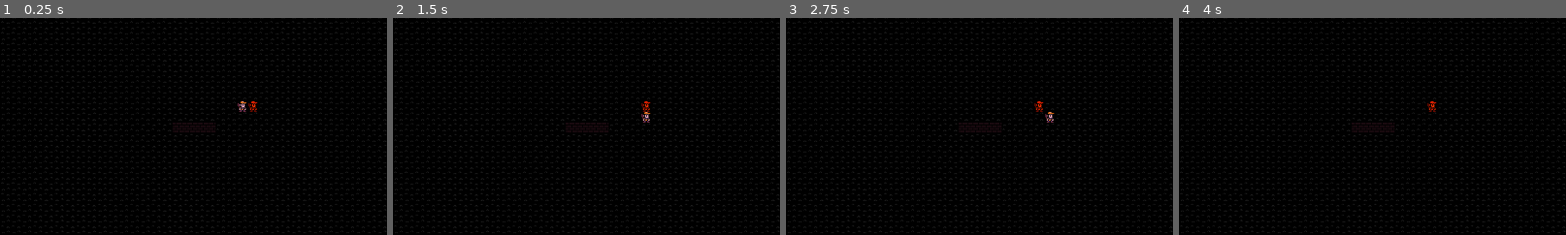
Above: before the commit, frames 1-4 (left to right).
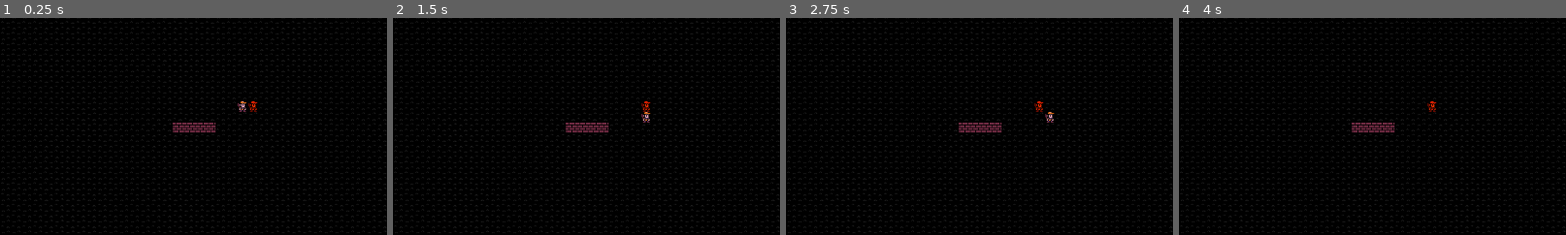
Above: after the commit, the same moments.

Repository: AleF2050/FooshyRLdev2025
Game: Godot game, scene res://src/game/game.tscn
Two runs of this game, one before a commit and one after it. Both use one fixed random seed, a clock stepped at 60 frames per second and the inputs below.
Inputs:
- Up to frame 1 (0.25 s): no input
- Up to frame 2 (1.5 s): tap Enter at 0.5 s; hold Right (ui_right) 0.53-1.28 s; tap Space at 1.25 s; hold Down (ui_down) from 1.28 s (still down)
- Up to frame 3 (2.75 s): tap Enter at 2 s; release Down (ui_down) at 2.03 s; hold Right (ui_right) from 2.03 s (still down)
- Up to frame 4 (4 s): tap Space at 2.75 s; release Right (ui_right) at 2.78 s; hold Up (ui_up) 2.78-3.53 s; tap Enter at 3.5 s; hold Left (ui_left) from 3.53 s (still down)
The pictures show only the part of the screen within x 19-69%, y 30-80%; the shares and areas given below are measured in that part.

The runs differ from the first frame. In frame 1, 0.4% of the frame differs, in the area x 44-56%, y 48-53%; in frame 2, 0.4%; in frame 3, 0.4%; in frame 4, 0.4%.

Commit message:
Adding some comments

Diff:
--- a/assets/definitions/tiles/tile_definition_wall.tres
+++ b/assets/definitions/tiles/tile_definition_wall.tres
@@ -10,7 +10,6 @@
 [resource]
 script = ExtResource("1_3lkuh")
 texture = SubResource("AtlasTexture_7vnfb")
-color_dark = Color(0.21950103, 0.21950103, 0.21950103, 1)
 is_walkable = false
 is_transparent = false
 metadata/_custom_type_script = "uid://b81dlno4byd3o"
--- a/src/entities/actors/actions/action.gd
+++ b/src/entities/actors/actions/action.gd
@@ -3,5 +3,6 @@
 extends RefCounted
 
 
+## The perform function triggers whenever something such as a input event of an user or AI or when a condition is satisfied.
 func perform(game: Game, entity: Entity) -> void:
 	pass
--- a/src/entities/entity.gd
+++ b/src/entities/entity.gd
@@ -2,7 +2,7 @@
 class_name Entity
 extends Sprite2D
 
-var grid_position: Vector2i:
+var grid_position: Vector2i: ## Current position of the entity located in grid coordinates.
 	set(value):
 		# Whetever the entity's grid_position is set/changed, this entity moves through specified coordinates converted into world coordinates.
 		grid_position = value
--- a/src/game/game.gd
+++ b/src/game/game.gd
@@ -2,12 +2,12 @@
 class_name Game
 extends Node2D
 
-const player_definition: EntityDefinition = preload("res://assets/definitions/entities/actors/entity_definition_player.tres")
+const player_definition: EntityDefinition = preload("res://assets/definitions/entities/actors/entity_definition_player.tres")  ## Starting player entity definition to use.
 
-@onready var player: Entity
-@onready var event_handler: EventHandler = $EventHandler
-@onready var entities: Node2D = $Entities
-@onready var map = $Map
+@onready var player: Entity  ## The Entity to use as the player.
+@onready var event_handler: EventHandler = $EventHandler  ## Event handler to use.
+@onready var entities: Node2D = $Entities  ## A Node2D in which every Entity will be placed in the map.
+@onready var map = $Map  ## The Map node is the container for the stored MapData to use.
 
 
 func _ready() -> void:
@@ -21,6 +21,7 @@
 
 
 func _physics_process(_delta: float) -> void:
+	# This is where actions are being executed by player input.
 	var action: Action = event_handler.get_action()
 	if action:
 		action.perform(self, player)
--- a/src/map/map.gd
+++ b/src/map/map.gd
@@ -1,8 +1,9 @@
+## Main class relating to map control.
 class_name Map
 extends Node2D
 
-@export var map_width: int = 80
-@export var map_height: int = 45
+@export var map_width: int = 80  ## Width of map.
+@export var map_height: int = 45  ## Height of map.
 
 var map_data: MapData
 
--- a/src/map/tile.gd
+++ b/src/map/tile.gd
@@ -11,15 +11,18 @@
 	set_tile_type(tile_definition)
 
 
+## Sets a tile definition.
 func set_tile_type(tile_definition: TileDefinition) -> void:
 	_definition = tile_definition
 	texture = _definition.texture
 	modulate = _definition.color_dark
 
 
+## If true, Entities can be able to move through this tile.
 func is_walkable() -> bool:
 	return _definition.is_walkable
 
 
+## If true, the field of view can see through this tile.
 func is_transparent() -> bool:
 	return _definition.is_transparent
